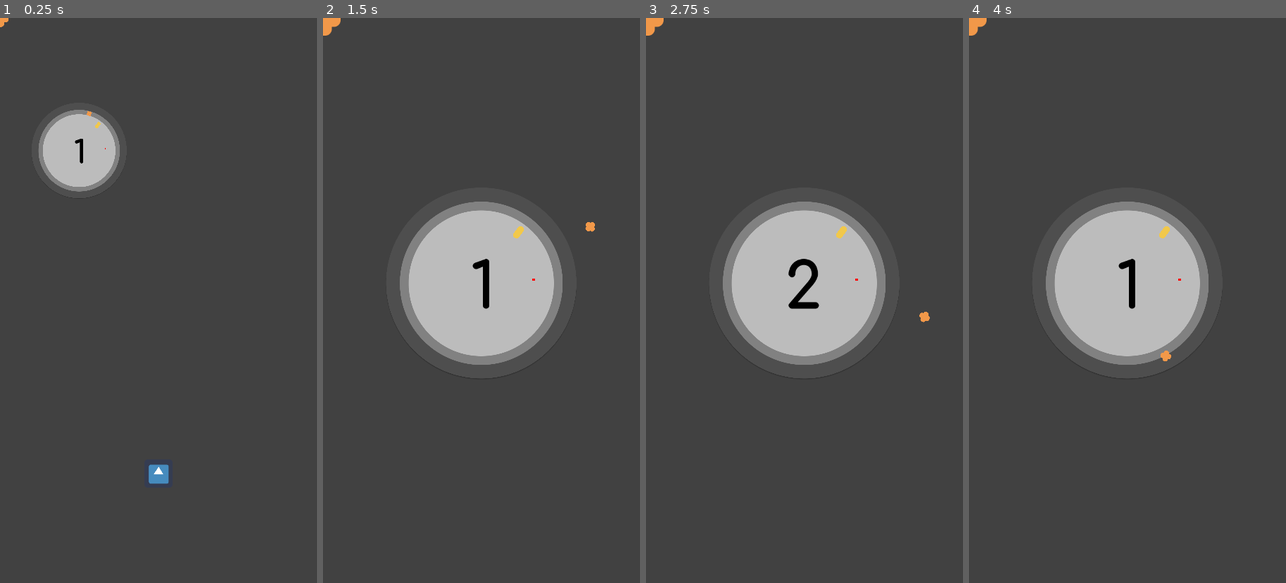
Above: before the commit, frames 1-4 (left to right).
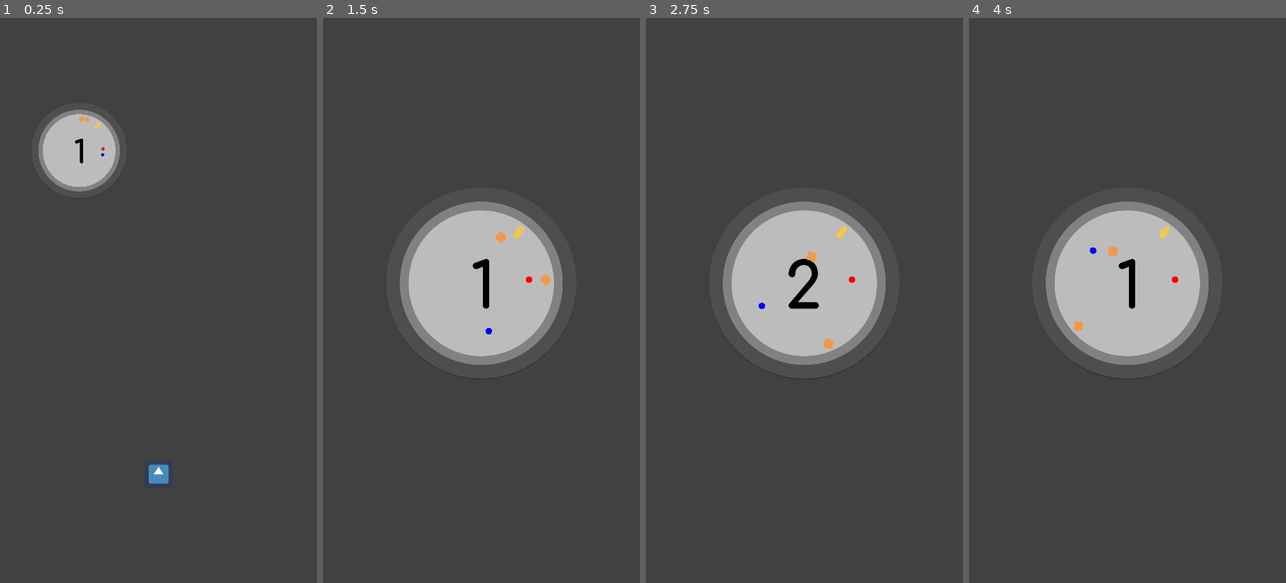
Above: after the commit, the same moments.

Repository: takecare/popthelock
Game: Godot game, scene res://scenes/Start.tscn
Two runs of this game, one before a commit and one after it. Both use one fixed random seed, a clock stepped at 60 frames per second and the inputs below. The engine's default icon, where the game draws it, is replaced by a stand-in: a white triangle on a blue panel in a dark square.
Inputs (mouse positions are in pixels of both pictures, inside the frame that each line leads up to):
- Up to frame 1 (0.25 s): no input
- Up to frame 2 (1.5 s): click (481, 475) at 0.5 s; tap Enter at 1.25 s; move the mouse to (551, 272) at 1.27 s; hold W from 1.28 s (still down); click (551, 272) at 1.35 s
- Up to frame 3 (2.75 s): move the mouse to (741, 328) at 2.02 s; release W at 2.03 s; hold S from 2.03 s (still down); tap G at 2.1 s
- Up to frame 4 (4 s): move the mouse to (1159, 176) at 2.77 s; release S at 2.78 s; hold W from 2.78 s (still down); tap H at 2.85 s; move the mouse to (1111, 413) at 3.52 s; tap J at 3.6 s

The runs differ from the first frame. In frame 1, less than 0.1% of the frame differs, in the area x 0-34%, y 0-25%; in frame 2, 0.3%; in frame 3, 0.3%, in the area x 0-90%, y 0-59%; in frame 4, 0.3%.

Commit message:
extract crosshair body to own scene

Diff:
--- a/scenes/Crosshair.tscn
+++ b/scenes/Crosshair.tscn
@@ -1,31 +1,15 @@
-[gd_scene load_steps=8 format=2]
+[gd_scene load_steps=6 format=2]
 
-[ext_resource path="res://sprites/crosshair.png" type="Texture" id=1]
+[ext_resource path="res://scenes/CrosshairBody.tscn" type="PackedScene" id=1]
 [ext_resource path="res://scripts/Crosshair.gd" type="Script" id=2]
 [ext_resource path="res://animations/crosshair_rotate_right.tres" type="Animation" id=3]
 [ext_resource path="res://animations/crosshair_hit.tres" type="Animation" id=4]
-[ext_resource path="res://scripts/CrosshairBody.gd" type="Script" id=5]
 [ext_resource path="res://icon.png" type="Texture" id=6]
-
-[sub_resource type="CircleShape2D" id=1]
-radius = 40.1995
 
 [node name="Crosshair" type="Node2D"]
 script = ExtResource( 2 )
 
-[node name="Body" type="Area2D" parent="."]
-script = ExtResource( 5 )
-
-[node name="Sprite" type="Sprite" parent="Body"]
-texture = ExtResource( 1 )
-
-[node name="SmallerSprite" type="Sprite" parent="Body"]
-modulate = Color( 1, 1, 1, 0 )
-scale = Vector2( 0.7, 0.7 )
-texture = ExtResource( 1 )
-
-[node name="CollisionShape2D" type="CollisionShape2D" parent="Body"]
-shape = SubResource( 1 )
+[node name="Body" parent="." instance=ExtResource( 1 )]
 
 [node name="AnimationPlayer" type="AnimationPlayer" parent="."]
 anims/hit = ExtResource( 4 )
@@ -34,6 +18,3 @@
 [node name="Sprite" type="Sprite" parent="."]
 visible = false
 texture = ExtResource( 6 )
-
-[connection signal="_on_target_hit" from="Body" to="." method="_target_hit"]
-[connection signal="_on_target_missed" from="Body" to="." method="_target_missed"]
--- /dev/null
+++ b/scenes/CrosshairBody.tscn
@@ -0,0 +1,30 @@
+[gd_scene load_steps=4 format=2]
+
+[ext_resource path="res://scripts/CrosshairBody.gd" type="Script" id=1]
+[ext_resource path="res://sprites/crosshair.png" type="Texture" id=2]
+
+[sub_resource type="CircleShape2D" id=1]
+radius = 40.1995
+
+[node name="Body" type="Area2D"]
+script = ExtResource( 1 )
+
+[node name="Sprite" type="Sprite" parent="."]
+texture = ExtResource( 2 )
+__meta__ = {
+"_edit_lock_": true
+}
+
+[node name="SmallerSprite" type="Sprite" parent="."]
+modulate = Color( 1, 1, 1, 0 )
+scale = Vector2( 0.7, 0.7 )
+texture = ExtResource( 2 )
+__meta__ = {
+"_edit_lock_": true
+}
+
+[node name="CollisionShape2D" type="CollisionShape2D" parent="."]
+shape = SubResource( 1 )
+__meta__ = {
+"_edit_lock_": true
+}
--- a/scenes/Main.tscn
+++ b/scenes/Main.tscn
@@ -7,6 +7,7 @@
 [ext_resource path="res://scenes/Lock.tscn" type="PackedScene" id=5]
 [ext_resource path="res://scripts/Camera.gd" type="Script" id=6]
 [ext_resource path="res://scenes/FadeButton.tscn" type="PackedScene" id=7]
+[ext_resource path="res://scenes/CrosshairBody.tscn" type="PackedScene" id=9]
 
 [sub_resource type="Animation" id=1]
 resource_name = "ZoomIn"
@@ -115,18 +116,18 @@
 position = Vector2( 360, 456 )
 scale = Vector2( 0.15, 0.15 )
 
-[node name="Crosshair" parent="Game" instance=ExtResource( 1 )]
-position = Vector2( 368, 456 )
-scale = Vector2( 0.3, 0.3 )
-
 [node name="Score" parent="Game" instance=ExtResource( 4 )]
 position = Vector2( 232, 524 )
 
-[node name="CrosshairDebug" parent="Game" instance=ExtResource( 1 )]
+[node name="Crosshair" parent="Game" instance=ExtResource( 1 )]
+position = Vector2( 360, 456 )
+scale = Vector2( 0.3, 0.3 )
+
+[node name="Body" parent="Game" instance=ExtResource( 9 )]
+position = Vector2( 360, 456 )
+scale = Vector2( 0.3, 0.3 )
 
 [connection signal="tapped" from="GUI/HBox/StartButton" to="." method="_on_start_button_tapped"]
-[connection signal="area_entered" from="Game/Target" to="Game/Crosshair" method="_on_target_area_entered"]
 [connection signal="area_entered" from="Game/Target" to="Game/Target" method="_on_area_entered"]
-[connection signal="area_exited" from="Game/Target" to="Game/Crosshair" method="_on_target_area_exited"]
 [connection signal="on_target_hit" from="Game/Crosshair" to="." method="_on_target_hit"]
 [connection signal="on_target_missed" from="Game/Crosshair" to="." method="_on_target_missed"]
--- a/scripts/Crosshair.gd
+++ b/scripts/Crosshair.gd
@@ -6,12 +6,13 @@
 onready var body: CrosshairBody = $Body
 
 func _ready() -> void:
-  #body.position = position
+  #body.position = Vector2(200,200)
   pass
 
 
 func increase_rotation_around_by(point: Vector2, angle: float) -> void:
-  $Body.increase_rotation_around_by(position, angle)
+  var offset_point = point - position
+  body.increase_rotation_around_by(offset_point, angle)
   pass
 
 func _target_hit() -> void:
@@ -28,4 +29,4 @@
 
 
 func _draw() -> void:
-  draw_circle(position, 10.0, Color.red)
+  draw_circle(position, 25.0, Color.red)
--- a/scripts/CrosshairBody.gd
+++ b/scripts/CrosshairBody.gd
@@ -62,3 +62,6 @@
 
 func _on_target_area_exited(_area: Area2D) -> void:
   is_inside = false
+
+func _draw() -> void:
+  draw_circle(position, 25.0, Color.blue)
--- a/scripts/Main.gd
+++ b/scripts/Main.gd
@@ -8,7 +8,8 @@
 
 var is_playing: bool = false
 
-onready var crosshair: Crosshair = $Game/Crosshair
+#onready var crosshair = $Game/Body
+onready var crosshair = $Game/Crosshair
 var crosshair_rotation_direction = -1 # 1=CW; -1=CCW # TODO should be enum and eport
 var should_crosshair_rotate: bool = true
 var crosshair_speed: float = 1
@@ -51,7 +52,7 @@
 func _move_crosshair(delta: float) -> void:
   var angle = crosshair_speed * delta * crosshair_rotation_direction
   crosshair.increase_rotation_around_by(lock_center, angle)
-  $Game/CrosshairDebug.increase_rotation_around_by(lock_center, angle)
+  $Game/Body.increase_rotation_around_by(lock_center, angle)
 
 
 func _physics_process(_delta: float) -> void:
@@ -59,7 +60,6 @@
 
 
 func _on_target_hit() -> void:
-# warning-ignore:unsafe_property_access
   if !is_playing or $Game/Score.in_progress:
     return
   replace_target()
@@ -111,7 +111,6 @@
 
 func _on_start_button_tapped(origin: FadeButton) -> void:
   origin.fade_out()
-# warning-ignore:unsafe_method_access
   camera.zoom_in()
   is_playing = true
 
--- a/scripts/Rotatable.gd
+++ b/scripts/Rotatable.gd
@@ -25,6 +25,7 @@
 
 
 func _rotate_around(point: Vector2, angle: float):
+  print(get_parent().get_name(), " : point=", point, " position=", position, " global_pos=", global_position)
   var distX = position.x - point.x
   var distY = position.y - point.y
   var rotatedX = cos(angle) * distX - sin(angle) * distY + point.x;
Not shown: 1 places in scenes/Main.tscn that only renumber resources
